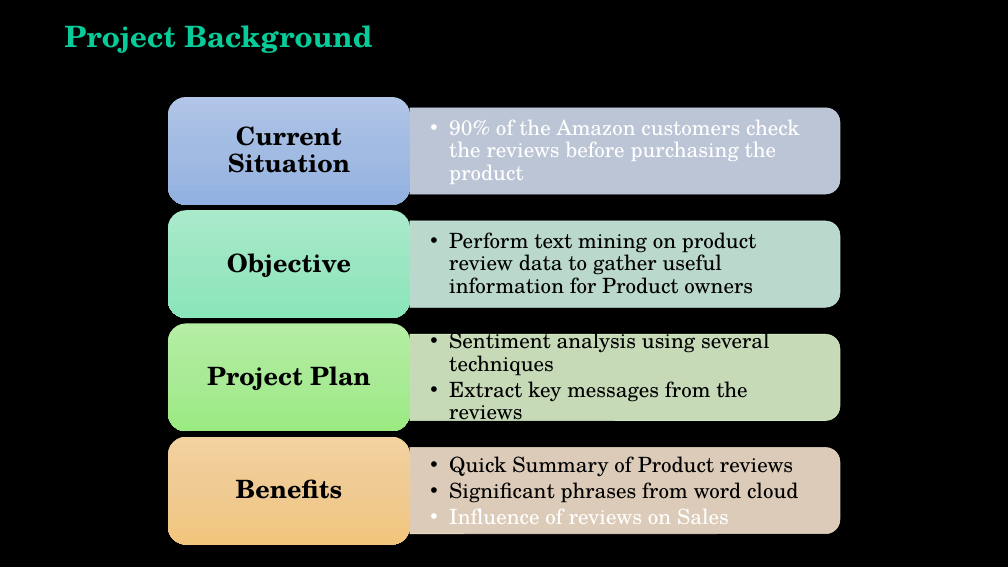
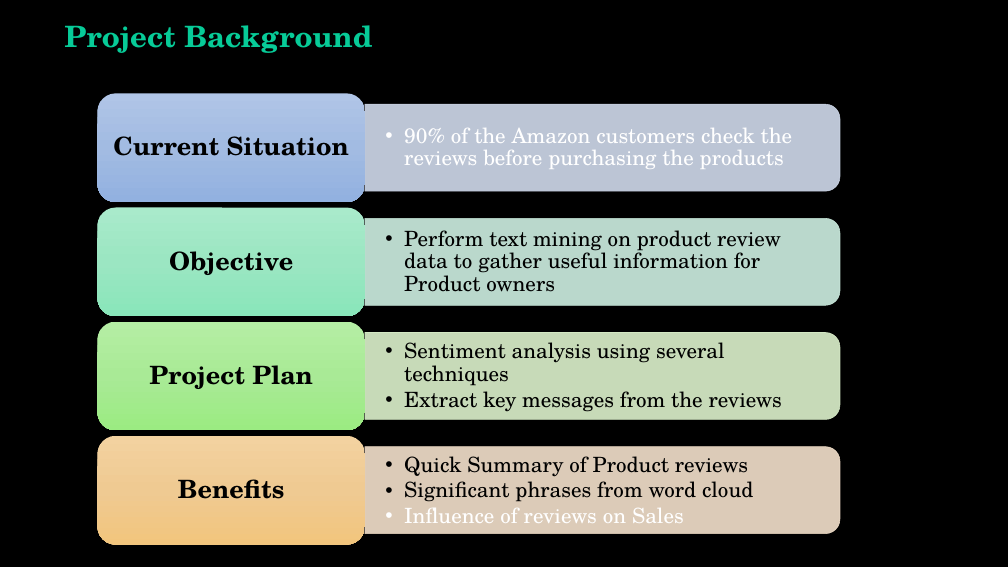
Before and after one commit to vibhutivadje/Text_Mining_Project, a slide deck: slide 4 of Text_Mining_Presentation.pptx. Drawn at 1008x567 pixels with LibreOffice and Linux fonts; fonts in the diff are those of the drawing; background and template pictures are left out. Boxes give left, top, right and bottom in pixels: in the first picture for what was removed or moved away, otherwise in the second. Text is boxed around its words. In the diff, an @@ line names an element or a change of style, - is before the commit and + after.

Commit message:
updating slide and code

```diff
--- a/Text_Mining_Presentation.pptx
+++ b/Text_Mining_Presentation.pptx
@@ rounded rectangle: place and size @@
-rounded rectangle at bbox=[168, 97, 410, 205]
+rounded rectangle at bbox=[98, 93, 365, 202]
@@ text "Current Situation" rewrapped from bbox=[228, 126, 350, 173] to bbox=[113, 136, 349, 156] @@
@@ round same rect: place and size @@
-round same rect at bbox=[410, 108, 841, 194]
+round same rect at bbox=[364, 104, 840, 191]
@@ text at bbox=[404, 128, 792, 169]: text changed @@
-  • 90% of the Amazon customers check the reviews before purchasing the product
+  • 90% of the Amazon customers check the reviews before purchasing the products
@@ rounded rectangle: place and size @@
-rounded rectangle at bbox=[168, 210, 410, 318]
+rounded rectangle at bbox=[98, 207, 365, 316]
@@ text "Objective": place and size @@
-text "Objective" at bbox=[227, 253, 351, 277]
+text "Objective" at bbox=[169, 251, 293, 275]
@@ round same rect: place and size @@
-round same rect at bbox=[410, 221, 841, 307]
+round same rect at bbox=[364, 219, 840, 306]
@@ text "Perform text mining on product ..." rewrapped from bbox=[449, 232, 756, 294] to bbox=[404, 230, 781, 292] @@
@@ rounded rectangle: place and size @@
-rounded rectangle at bbox=[168, 324, 410, 432]
+rounded rectangle at bbox=[98, 321, 365, 430]
@@ text "Project Plan": place and size @@
-text "Project Plan" at bbox=[207, 366, 371, 390]
+text "Project Plan" at bbox=[149, 365, 313, 389]
@@ round same rect: place and size @@
-round same rect at bbox=[410, 335, 841, 421]
+round same rect at bbox=[364, 333, 840, 420]
@@ text "Sentiment analysis using several techniques" rewrapped from bbox=[449, 328, 770, 426] to bbox=[404, 342, 782, 412] @@
@@ rounded rectangle: place and size @@
-rounded rectangle at bbox=[168, 437, 410, 545]
+rounded rectangle at bbox=[98, 436, 365, 544]
@@ text "Benefits": place and size @@
-text "Benefits" at bbox=[236, 479, 342, 499]
+text "Benefits" at bbox=[178, 479, 284, 499]
@@ round same rect: place and size @@
-round same rect at bbox=[410, 448, 841, 534]
+round same rect at bbox=[364, 447, 840, 534]
@@ text "Quick Summary of Product reviews": place and size @@
-text "Quick Summary of Product reviews" at bbox=[449, 456, 798, 524]
+text "Quick Summary of Product reviews" at bbox=[404, 456, 753, 523]
```
Also in this commit, not shown: 8 other slides changed, 1 other file.
